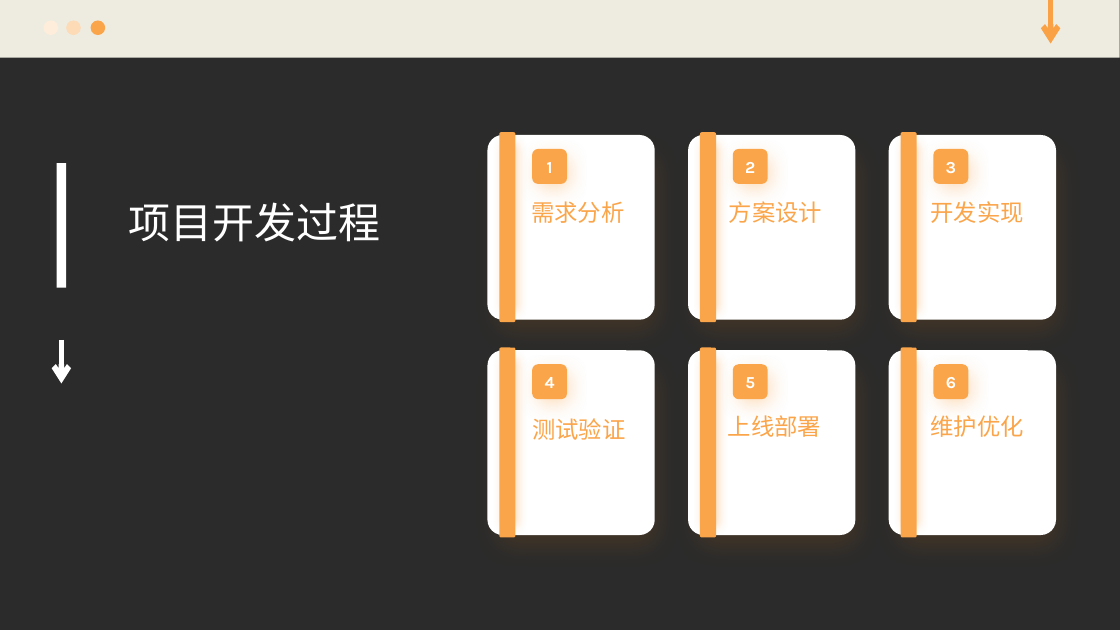
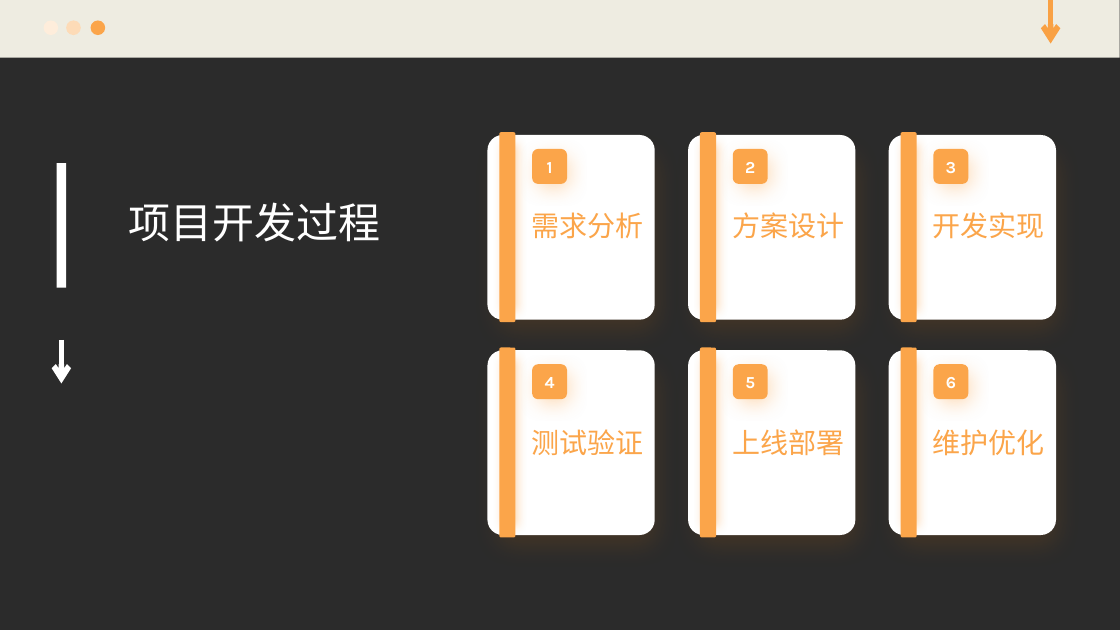
Before and after one commit to qingyanjiu/langchain, a slide deck: slide 3 of 2.pptx. Drawn at 1120x630 pixels with LibreOffice and Linux fonts; fonts in the diff are those of the drawing; background and template pictures are left out; a plain dark background stands for a picture behind light text. Boxes give left, top, right and bottom in pixels: in the first picture for what was removed or moved away, otherwise in the second. Text is boxed around its words. In the diff, an @@ line names an element or a change of style, - is before the commit and + after.

```diff
--- a/2.pptx
+++ b/2.pptx
@@ text "需求分析" moved from (x1=531, y1=201, x2=624, y2=223) to (x1=531, y1=212, x2=643, y2=239) @@
@@ text "方案设计" moved from (x1=729, y1=201, x2=822, y2=223) to (x1=733, y1=212, x2=845, y2=239) @@
@@ text "开发实现" moved from (x1=930, y1=201, x2=1023, y2=223) to (x1=933, y1=212, x2=1045, y2=239) @@
@@ text "测试验证" moved from (x1=532, y1=418, x2=625, y2=440) to (x1=531, y1=429, x2=643, y2=455) @@
@@ size 20 to 24 pt in 6 elements at (x1=733, y1=212, x2=845, y2=239), (x1=933, y1=212, x2=1045, y2=239), (x1=531, y1=212, x2=643, y2=239), (x1=531, y1=429, x2=643, y2=455), (x1=933, y1=429, x2=1045, y2=456), (x1=733, y1=429, x2=845, y2=455) @@
@@ text "上线部署" moved from (x1=728, y1=415, x2=821, y2=437) to (x1=733, y1=429, x2=845, y2=455) @@
@@ text "维护优化" moved from (x1=931, y1=415, x2=1024, y2=437) to (x1=933, y1=429, x2=1045, y2=456) @@
```
Also in this commit, not shown: 4 other files.
